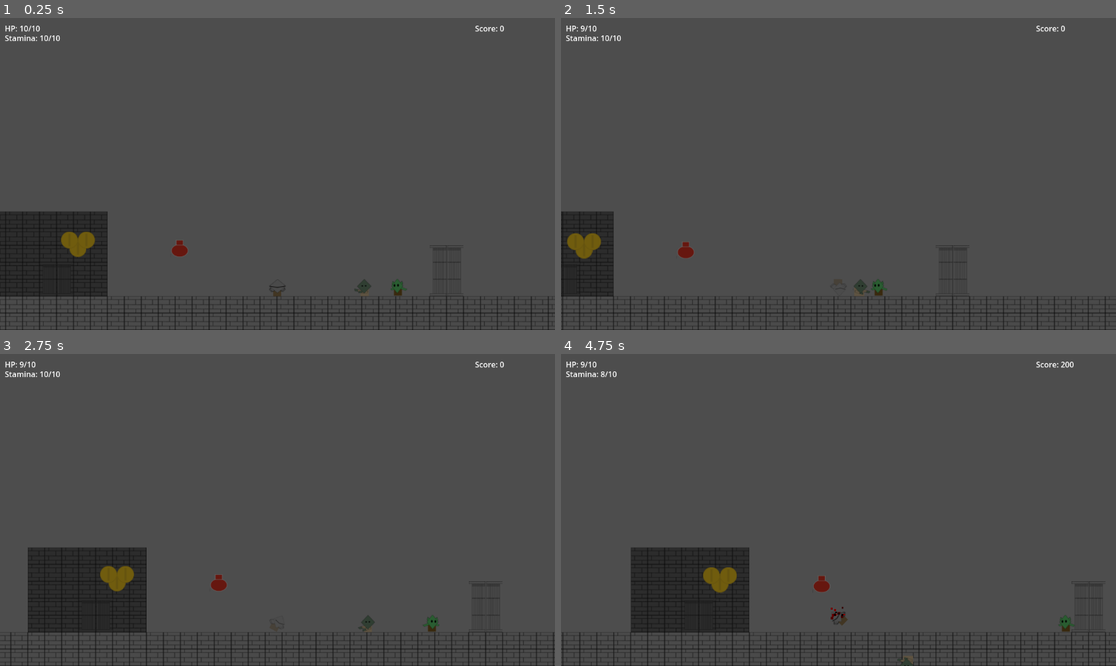
Above: before the commit, frames 1-4 (two rows, left to right).
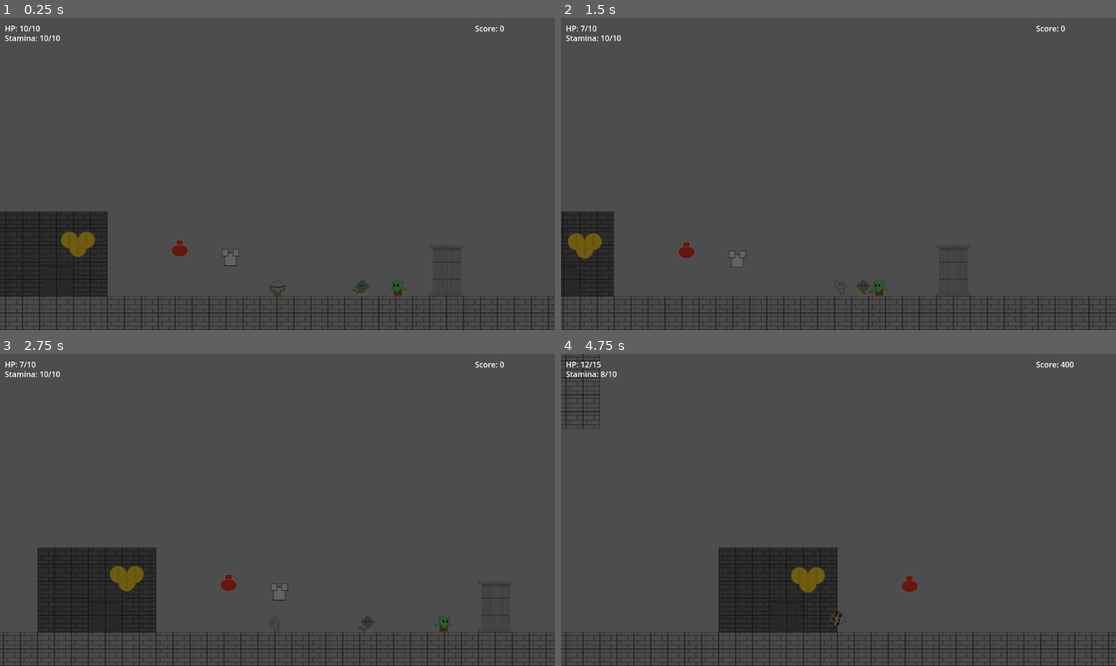
Above: after the commit, the same moments.

Repository: Slaps20/SDEV_248_Group_Project_2
Game: Godot game, scene res://Characters/main.tscn
Two runs of this game, one before a commit and one after it. Both use one fixed random seed, a clock stepped at 60 frames per second and the inputs below. The project has no main scene, so this scene is started directly.
Inputs:
- Up to frame 1 (0.25 s): no input
- Up to frame 2 (1.5 s): hold D (Right) 0.53-1.28 s; hold A (Left) from 1.28 s (still down)
- Up to frame 3 (2.75 s): release A (Left) at 2.03 s; hold D (Right) from 2.03 s (still down)
- Up to frame 4 (4.75 s): release D (Right) at 2.78 s; hold W (Up) 2.78-3.53 s; hold A (Left) from 3.53 s (still down)

The runs differ from the first frame. In frame 1, less than 0.1% of the frame differs, in the area x 40-67%, y 73-89%; in frame 2, 0.5%; in frame 3, 2.6%; in frame 4, 10%, in the area x 0-99%, y 0-100%.

Commit message:
Add files via upload

Diff:
--- /dev/null
+++ b/Characters/armor.gd
@@ -0,0 +1,10 @@
+extends Collectibles
+
+func _ready() -> void:
+	hover()
+	score = 1000
+
+func _on_area_entered(area: Area2D) -> void:
+	if area == Global.playerCollision:
+		Global.get_armor.emit(score, recover) # see little_knight's _ready
+		queue_free()
--- /dev/null
+++ b/Characters/armor.tscn
@@ -0,0 +1,21 @@
+[gd_scene load_steps=4 format=3 uid="uid://bp70plradqh5u"]
+
+[ext_resource type="Script" uid="uid://bophmbjaplvpx" path="res://Characters/armor.gd" id="1_mjspl"]
+[ext_resource type="Texture2D" uid="uid://crka6e8ji703p" path="res://Assets/terrain_tilemap.png" id="2_1omhp"]
+
+[sub_resource type="CircleShape2D" id="CircleShape2D_4pv1h"]
+radius = 19.6469
+
+[node name="armor" type="Area2D"]
+script = ExtResource("1_mjspl")
+
+[node name="Sprite2D" type="Sprite2D" parent="."]
+texture = ExtResource("2_1omhp")
+hframes = 5
+vframes = 4
+frame = 19
+
+[node name="CollisionShape2D" type="CollisionShape2D" parent="."]
+shape = SubResource("CircleShape2D_4pv1h")
+
+[connection signal="area_entered" from="." to="." method="_on_area_entered"]
--- a/Characters/collectibles.gd
+++ b/Characters/collectibles.gd
@@ -3,6 +3,7 @@
 class_name Collectibles
 
 var score = 100
+var recover = 5
 
 func _ready():
 	hover()
--- a/Characters/global.gd
+++ b/Characters/global.gd
@@ -1,4 +1,7 @@
 extends Node
+
+signal get_potion
+signal get_armor
 
 var score = 0
 
--- a/Characters/hud.gd
+++ b/Characters/hud.gd
@@ -1,7 +1,10 @@
 extends CanvasLayer
 
 func update_hp(hp, max_hp):
-	$Health.text = "HP: " + str(hp) + "/" + str(max_hp) + "\n"
+	if hp < 0:
+		$Health.text = "HP: 0" + "/" + str(max_hp) + "\n"
+	else:
+		$Health.text = "HP: " + str(hp) + "/" + str(max_hp) + "\n"
 
 func update_stamina(stamina, max_stamina):
 	if stamina < 0:
--- a/Characters/little_knight.gd
+++ b/Characters/little_knight.gd
@@ -22,6 +22,8 @@
 func _ready() -> void:
 	Global.playerDamageZone = $DealDamage
 	Global.playerCollision = $TakeDamage
+	Global.get_potion.connect(consume_potion)
+	Global.get_armor.connect(consume_armor)
 	stamina = max_stamina
 	hp = max_hp
 	$CPUParticles2D.emitting = false
@@ -101,7 +103,7 @@
 
 func take_damage():
 	if hp > 0:
-		hp -= 1
+		hp -= 3
 		hp_changed.emit(hp, max_hp)
 		if hp <= 0: # comically falls off map like goblin death
 			hp = 0
@@ -116,3 +118,22 @@
 		await get_tree().create_timer(3.0).timeout
 		can_take_damage = true
 		$".".modulate.a = 1
+
+func consume_potion(score, recover):
+	if hp >= max_hp:
+		Global.score += score
+	else:
+		hp += recover
+		if hp > max_hp:
+			hp = max_hp
+
+func consume_armor(score, recover):
+	if max_hp < 20:
+		max_hp += recover
+		Global.score += score / 5
+	else:
+		max_hp = 20
+		Global.score += score
+	hp += recover
+	if hp > max_hp:
+		hp = max_hp
--- a/Characters/main.tscn
+++ b/Characters/main.tscn
@@ -22,7 +22,7 @@
 tile_map_data = PackedByteArray("AAABAAEAAAAAAAAAAAAAAAEAAAAAAAAAAAAFAAEAAAAAAAAAAAAFAAIAAAAAAAAAAAAEAAEAAAAAAAAAAAAEAA …(3360 unchanged characters)…
 
 [node name="Loot" parent="Structure" index="0"]
-tile_map_data = PackedByteArray("AADo//z/AQAAAAAAAQDn//v/AQAAAAAAAQDp//v/AQAAAAAAAQD0//z/AQAAAAAAAgA=")
+tile_map_data = PackedByteArray("AADo//z/AQAAAAAAAQDn//v/AQAAAAAAAQDp//v/AQAAAAAAAQD0//z/AQAAAAAAAgD6//3/AQAAAAAAAwA=")
 
 [node name="Enemies" parent="Structure" index="1"]
 tile_map_data = PackedByteArray("AAAHAAAAAAAAAAAAAQAbAAAAAAAAAAAAAQAFAAAAAAAAAAAAAgA=")
@@ -36,9 +36,10 @@
 [node name="Knight" parent="." instance=ExtResource("3_fvrax")]
 
 [connection signal="area_entered" from="Structure/Loot/Coin" to="Structure/Loot/Coin" method="_on_area_entered"]
-[connection signal="area_entered" from="Structure/Loot/@Area2D@204854" to="Structure/Loot/@Area2D@204854" method="_on_area_entered"]
-[connection signal="area_entered" from="Structure/Loot/@Area2D@204855" to="Structure/Loot/@Area2D@204855" method="_on_area_entered"]
+[connection signal="area_entered" from="Structure/Loot/@Area2D@24596" to="Structure/Loot/@Area2D@24596" method="_on_area_entered"]
+[connection signal="area_entered" from="Structure/Loot/@Area2D@24597" to="Structure/Loot/@Area2D@24597" method="_on_area_entered"]
 [connection signal="area_entered" from="Structure/Loot/potion" to="Structure/Loot/potion" method="_on_area_entered"]
+[connection signal="area_entered" from="Structure/Loot/armor" to="Structure/Loot/armor" method="_on_area_entered"]
 [connection signal="hp_changed" from="Knight/little_knight" to="HUD" method="update_hp"]
 [connection signal="stamina_changed" from="Knight/little_knight" to="HUD" method="update_stamina"]
 
--- /dev/null
+++ b/Characters/potion.gd
@@ -0,0 +1,10 @@
+extends Collectibles
+
+func _ready() -> void:
+	hover()
+	score = 500
+
+func _on_area_entered(area: Area2D) -> void:
+	if area == Global.playerCollision:
+		Global.get_potion.emit(score, recover) # see little_knight's _ready
+		queue_free()
--- a/Characters/potion.tscn
+++ b/Characters/potion.tscn
@@ -1,6 +1,6 @@
 [gd_scene load_steps=4 format=3 uid="uid://clrld3v6b8poq"]
 
-[ext_resource type="Script" uid="uid://df8gjtp7yydxp" path="res://potion.gd" id="1_1f4fy"]
+[ext_resource type="Script" uid="uid://df8gjtp7yydxp" path="res://Characters/potion.gd" id="1_1f4fy"]
 [ext_resource type="Texture2D" uid="uid://crka6e8ji703p" path="res://Assets/terrain_tilemap.png" id="2_x104j"]
 
 [sub_resource type="CircleShape2D" id="CircleShape2D_2mbef"]
--- a/Characters/tileset.tscn
+++ b/Characters/tileset.tscn
@@ -1,10 +1,11 @@
-[gd_scene load_steps=14 format=4 uid="uid://b51sor208gitu"]
+[gd_scene load_steps=15 format=4 uid="uid://b51sor208gitu"]
 
 [ext_resource type="Texture2D" uid="uid://crka6e8ji703p" path="res://Assets/terrain_tilemap.png" id="1_2ap32"]
 [ext_resource type="PackedScene" uid="uid://ijd6ukrh48kr" path="res://Characters/coin.tscn" id="2_6ql6v"]
 [ext_resource type="PackedScene" uid="uid://cmvujjwc2jhhs" path="res://Characters/goblin.tscn" id="3_6ql6v"]
 [ext_resource type="PackedScene" uid="uid://cjrwbel8yqlp4" path="res://Characters/zombie.tscn" id="3_7elss"]
 [ext_resource type="PackedScene" uid="uid://clrld3v6b8poq" path="res://Characters/potion.tscn" id="3_ryrsk"]
+[ext_resource type="PackedScene" uid="uid://bp70plradqh5u" path="res://Characters/armor.tscn" id="4_rfkrg"]
 
 [sub_resource type="TileSetAtlasSource" id="TileSetAtlasSource_ybxfq"]
 resource_name = "Structure"
@@ -40,6 +41,7 @@
 [sub_resource type="TileSetScenesCollectionSource" id="TileSetScenesCollectionSource_ryrsk"]
 scenes/1/scene = ExtResource("2_6ql6v")
 scenes/2/scene = ExtResource("3_ryrsk")
+scenes/3/scene = ExtResource("4_rfkrg")
 
 [sub_resource type="TileSet" id="TileSet_awjr1"]
 sources/1 = SubResource("TileSetScenesCollectionSource_ryrsk")
--- a/Characters/zombie.gd
+++ b/Characters/zombie.gd
@@ -1,5 +1,5 @@
 extends Enemy # literally just goblin but faster lmaoo
 
 func _ready():
-	speed = 60
+	speed = 75
 	points = 200
Not shown, added: Characters/armor.gd.uid
Not shown, added: Characters/potion.gd.uid
